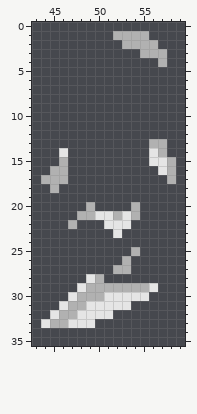
File history of a sprite sheet, Images/TileSets/HexaRealm/Units/Lancer-2.png. That is the earlier state.
The file is 64x65 pixels. Colours within 5 levels of each other are drawn and written as one. Shown: x 43..59, y 0..35.
After:
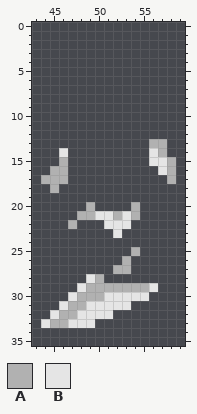
Palette (. is transparent): A #b1b1b1  B #e5e5e5
From old to new:
{"y":1,"x":52,"old":"AAAA","new":"...."}
{"y":2,"x":53,"old":"AAAA","new":"...."}
{"y":3,"x":55,"old":"AAA","new":"..."}
{"y":4,"x":57,"old":"A","new":"."}
